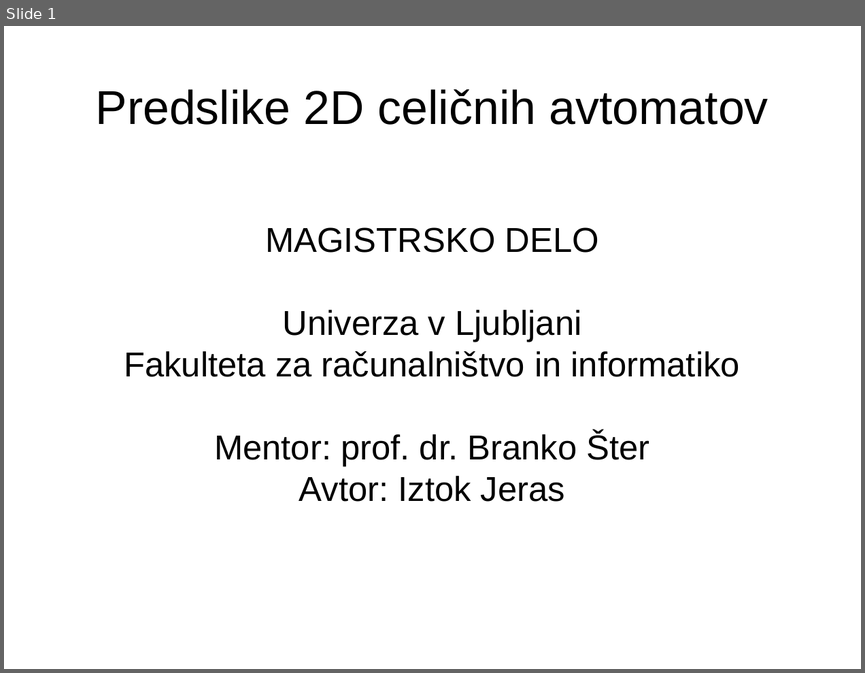
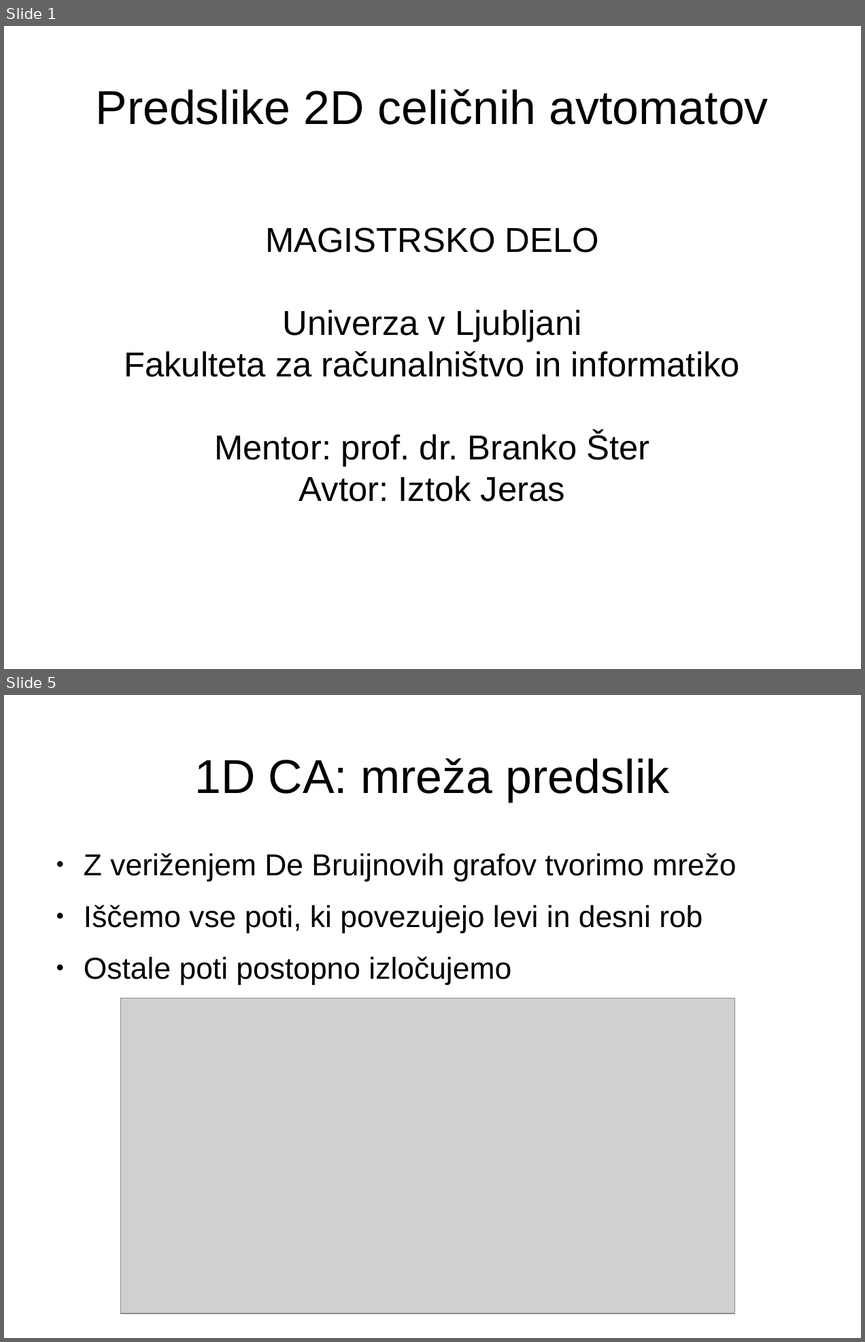
Before and after one commit to jeras/fri-latex-templates, a slide deck: predstavitev/predstavitev.odp. Shown one above the other, each under a label of ours: slide 1 before the commit, slides 1 and 5 after it; the slides between them are not shown. The pictures are 865x673 and 865x1342 pixels, drawn with LibreOffice and Linux fonts; fonts in the diff are those of the drawing; grey boxes stand for pictures. Boxes give left, top, right and bottom in pixels: in the first picture for what was removed or moved away, otherwise in the second. Text is boxed around its words. In the diff, an @@ line names an element or a change of style, - is before the commit and + after.

```diff
--- a/predstavitev/predstavitev.odp
+++ b/predstavitev/predstavitev.odp
@@ slide 5 added at (4,695,861,1338), background #FFFFFF @@
@@ title added at (194,758,670,802), 44 pt, text #000000 @@
+1D CA: mreža predslik
@@ text added at (84,853,736,985), 28 pt, text #000000 @@
+● Z veriženjem De Bruijnovih grafov tvorimo mrežo
+● Iščemo vse poti, ki povezujejo levi in desni rob
+● Ostale poti postopno izločujemo
@@ picture added at (121,998,735,1313) @@
```
Also in this commit, not shown: 5 other slides added, 1 slide removed, 3 other files.
